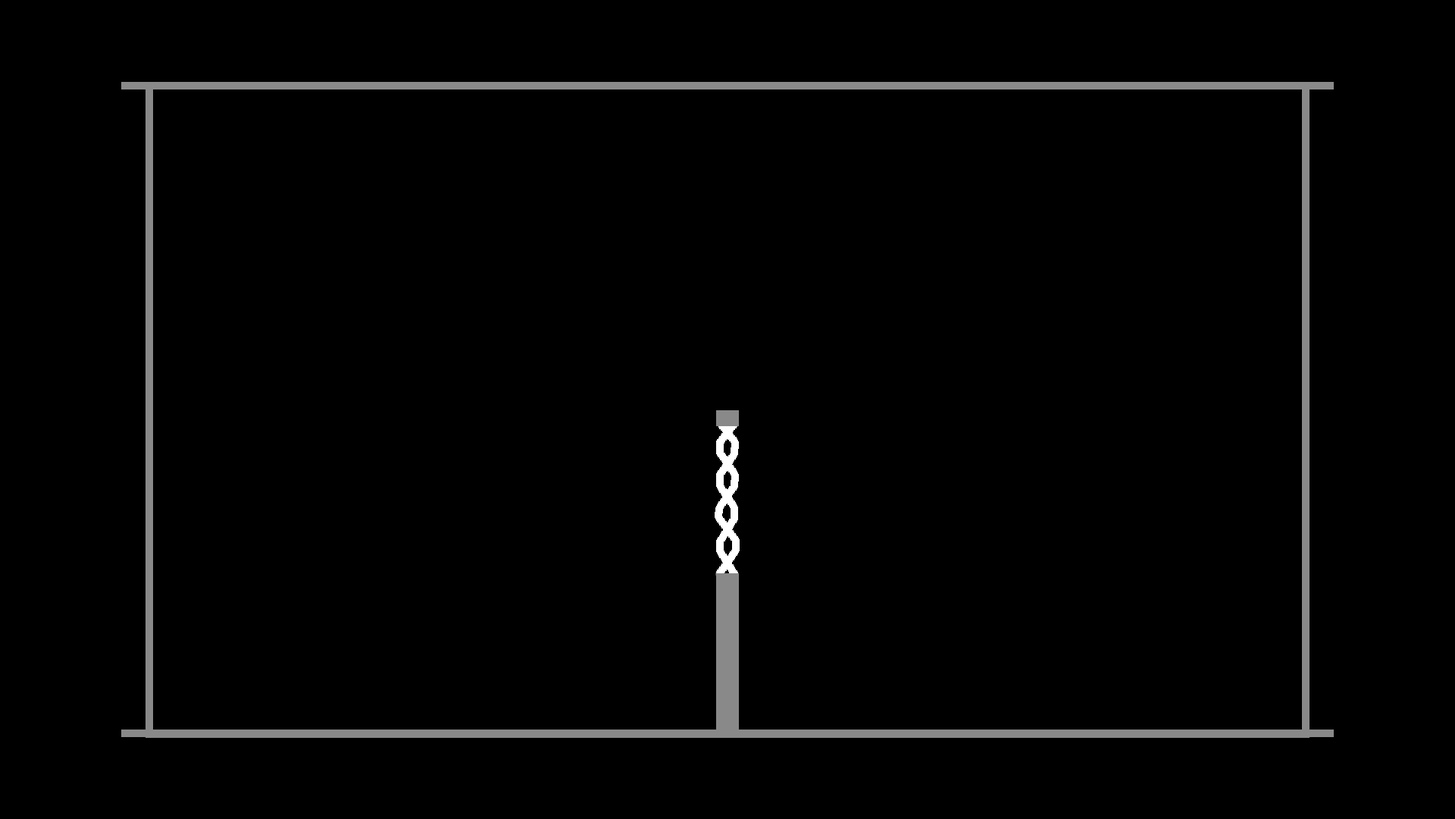
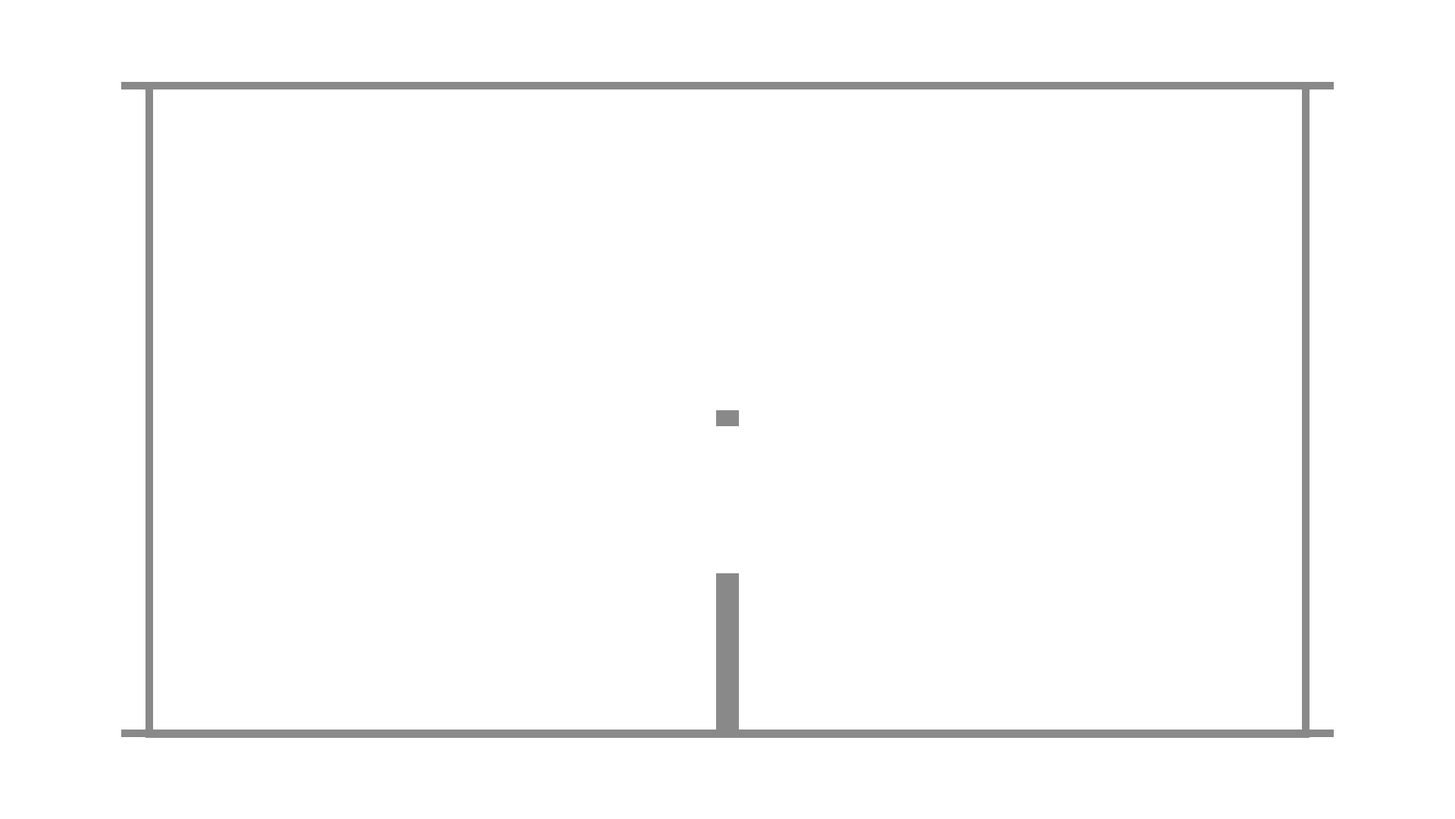
Comparing the layer stacks of the two w=1455, h=819 images. Changes:
hid "Background" over bbox(0, 0, 1455, 819)
